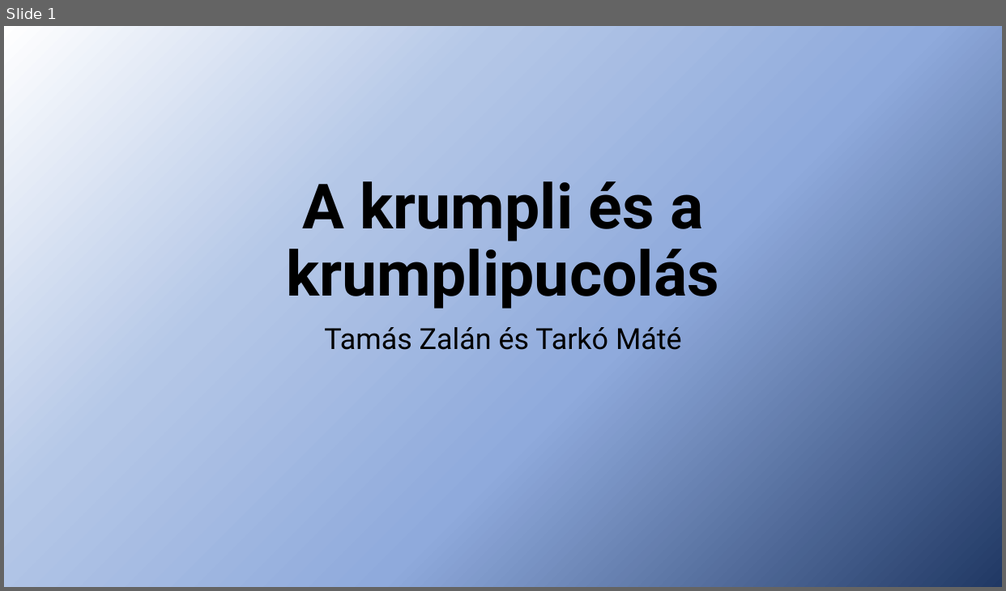
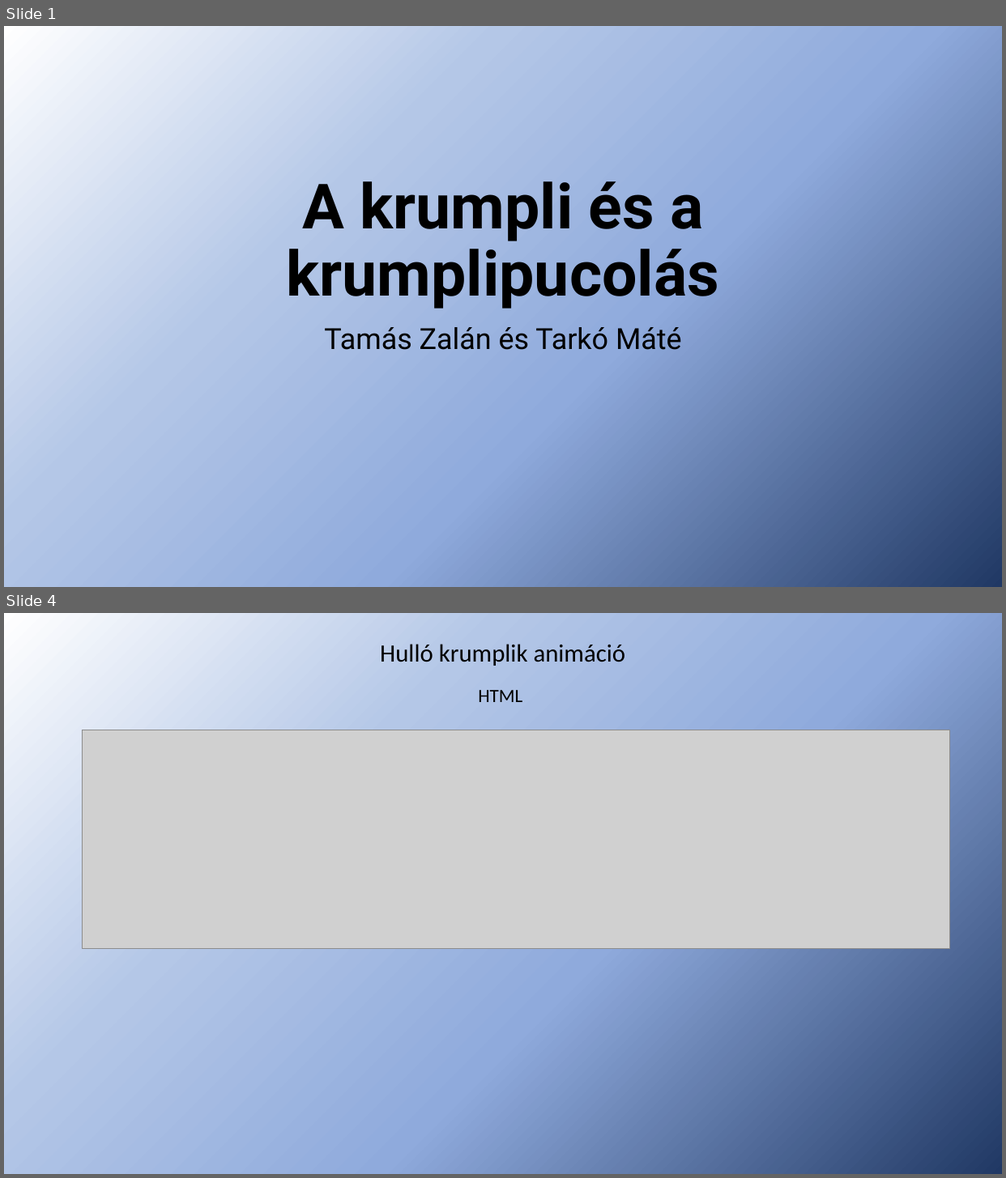
Before and after one commit to tamaszalanckik/beadando, a slide deck: A krumpli és a krumplipucolás.pptx. Shown one above the other, each under a label of ours: slide 1 before the commit, slides 1 and 4 after it; the slides between them are not shown. The pictures are 1006x591 and 1006x1178 pixels, drawn with LibreOffice and Linux fonts; fonts in the diff are those of the drawing; grey boxes stand for pictures. Boxes give left, top, right and bottom in pixels: in the first picture for what was removed or moved away, otherwise in the second. Text is boxed around its words. In the diff, an @@ line names an element or a change of style, - is before the commit and + after.

```diff
--- a/A krumpli és a krumplipucolás.pptx
+++ b/A krumpli és a krumplipucolás.pptx
@@ slide 4 added at (4, 613, 1002, 1174), background gradient #FFFFFF to #B4C7E7 to #8FAADC to #203864 @@
@@ text added at (380, 644, 626, 666), 24 pt, text #000000 @@
+Hulló krumplik animáció
@@ text added at (478, 690, 522, 702), 18 pt, text #000000 @@
+HTML
@@ picture added at (82, 730, 949, 949) @@
```
Also in this commit, not shown: 4 other slides added, 9 slides removed, 1 other file.
